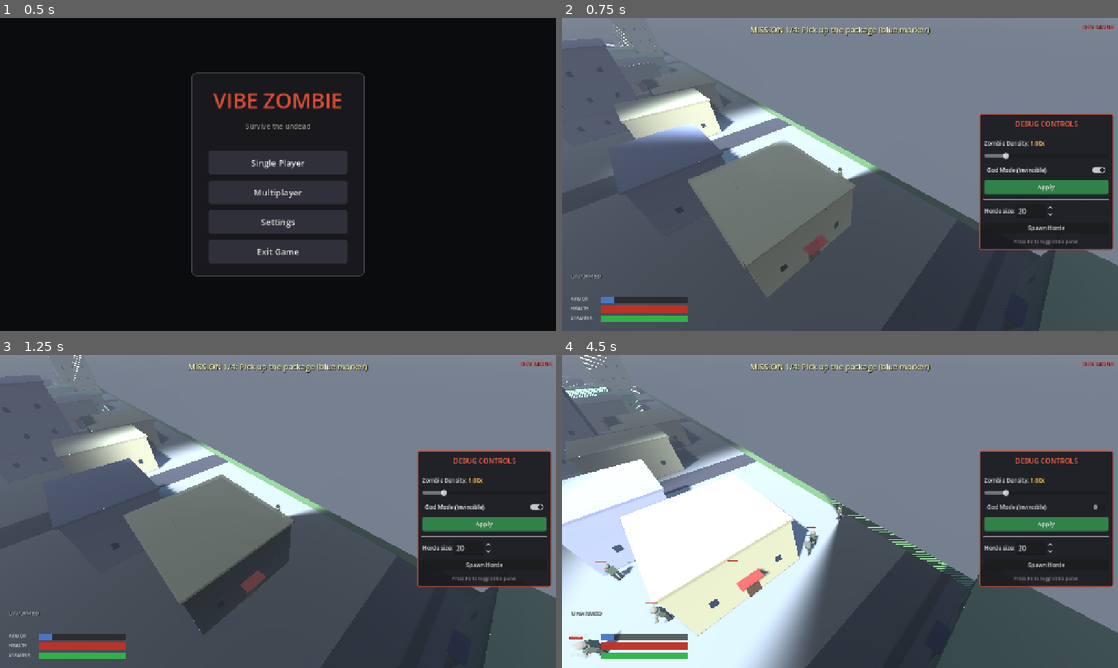
Above: before the commit, frames 1-4 (two rows, left to right).
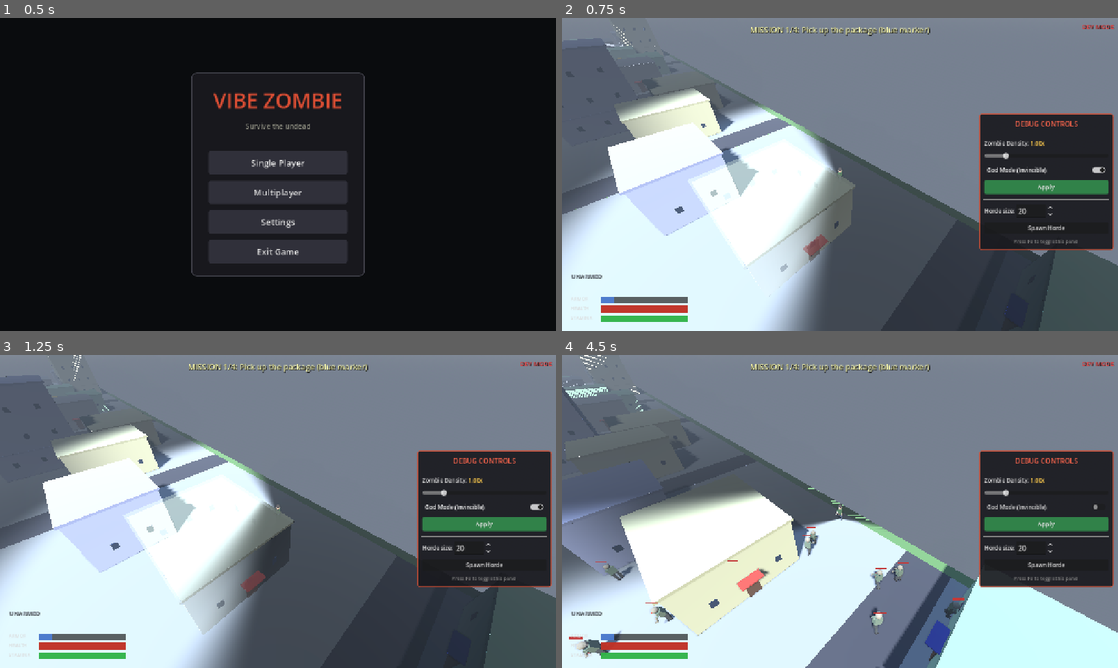
Above: after the commit, the same moments.

Repository: shaoqian2001/vibe-zombie
Game: Godot game, scene res://scenes/TitleMenu.tscn
The game is run twice, just before and just after one commit, with the same random seed, the same clock (stepped at 60 frames per second) and the same inputs.
Inputs (mouse positions are in pixels of both pictures, inside the frame that each line leads up to):
- Up to frame 1 (0.5 s): no input
- Up to frame 2 (0.75 s): click "Single Player" at 0.5 s
- Up to frame 3 (1.25 s): no input
- Up to frame 4 (4.5 s): click "God Mode (Invincible)" at 1.25 s; click "Apply" at 2 s; click "Spawn Horde" at 2.75 s; tap F (interact) at 3.5 s; move the mouse to (962, 495) at 3.52 s; hold D (move_right) 3.53-4.28 s; hold F (interact) 3.53-4.28 s; click (962, 495) at 3.67 s; move the mouse to (728, 527) at 4.27 s; hold S (move_backward) from 4.28 s (still down); click (728, 527) at 4.35 s

Frame 1 is identical in both runs. In frame 2, 27% of the frame differs, in the area x 0-58%, y 33-100%; in frame 3, 27%; in frame 4, 30%, in the area x 0-100%, y 24-100%.

Commit message:
fix: relaxed-arm elbow direction + body follows movement, not aim
1. Unarmed and free-arm poses had positive elbow_bend, which folds the
   forearm *backward* relative to the shoulder. With the shoulder pitched
   slightly forward at rest, that pushed the hand behind the hip; during
   the back-swing of the walk cycle it pushed it even further behind the
   body — exactly the "elbows bent the opposite way" the user reported.
   Flipped unarmed, pistol off-hand, and bat off-hand to negative bend
   so the forearm folds toward the front (natural bicep-curl direction).
   The convention is now documented in the WEAPON_POSES header so future
   poses don't repeat the mistake.

2. The body used to spin to face the mouse. Now it tracks the movement
   direction (or holds still when not moving), and only rotates to chase
   the aim once the aim drifts past ±90° from where the body wants to be.
   Within that ±90° window only the upper body (spine + head) twists,
   matching the spec: walking forward while flicking the mouse left/right
   reads as a person twisting their torso to aim, not as a top spinning.

   Spine twist range widened to ±90° to cover the full window, and the
   hip aim-counter-rotation was removed since the hips already track
   movement directly.

Diff:
--- a/scripts/player.gd
+++ b/scripts/player.gd
@@ -159,13 +159,23 @@
 ##     ignored and the animation runs after the left arm has moved the
 ##     weapon (so the off-hand always follows the trigger hand).
 ##
+## Sign convention for `elbow_bend`:
+##   • NEGATIVE = forearm folds toward the shoulder's *front* (natural bicep
+##     curl). Use this for relaxed arms-at-side and any front-facing grip.
+##   • POSITIVE = forearm folds toward the shoulder's *back* (the kind of
+##     fold a baseball bat needs when cocked over the shoulder).
+##
 ## kick_pitch / kick_elbow describe the delta applied to the trigger arm
-## during the fire animation. The bat uses a large negative pitch + elbow
-## extension to chop forward from a cocked pose.
+## during the fire animation. They must add in the same direction as the
+## rest bend (i.e. share its sign) so recoil tightens the fold instead of
+## unfolding the arm.
 const WEAPON_POSES := {
 	"unarmed": {
-		"left":  { "shoulder_pitch": -8.0, "shoulder_yaw": 0.0, "elbow_bend": 12.0, "mode": "free" },
-		"right": { "shoulder_pitch": -8.0, "shoulder_yaw": 0.0, "elbow_bend": 12.0, "mode": "free" },
+		# Arms hang at the side with a small forward bend at the elbow so
+		# the hands sit naturally just in front of the hips (the classic
+		# relaxed standing pose). Negative bend = forearm folds forward.
+		"left":  { "shoulder_pitch": -8.0, "shoulder_yaw": 0.0, "elbow_bend": -10.0, "mode": "free" },
+		"right": { "shoulder_pitch": -8.0, "shoulder_yaw": 0.0, "elbow_bend": -10.0, "mode": "free" },
 		"kick_pitch": 0.0, "kick_elbow": 0.0, "kick_duration": 0.0,
 	},
 	"pistol": {
@@ -176,8 +186,8 @@
 		# proportions; one-hand pistol is the standard cinematic look.)
 		# Negative elbow_bend tucks the elbow DOWN (forearm comes up off
 		# the extended upper arm); positive bend chicken-wings the elbow.
-		"left":  { "shoulder_pitch": -75.0, "shoulder_yaw":  3.0, "elbow_bend": -10.0,  "mode": "braced" },
-		"right": { "shoulder_pitch": -8.0,  "shoulder_yaw":  0.0, "elbow_bend": 18.0,   "mode": "free" },
+		"left":  { "shoulder_pitch": -75.0, "shoulder_yaw":  3.0, "elbow_bend": -10.0, "mode": "braced" },
+		"right": { "shoulder_pitch": -8.0,  "shoulder_yaw":  0.0, "elbow_bend": -14.0, "mode": "free" },
 		"kick_pitch": 14.0, "kick_elbow": -6.0, "kick_duration": 0.18,
 	},
 	"smg": {
@@ -207,9 +217,10 @@
 	"bat": {
 		# Cocked back over the left shoulder ready to swing. Off-hand hangs
 		# at the side and pendulums. Negative kick_pitch + elbow extension
-		# is the swing.
+		# is the swing. Bat is the ONE pose that wants POSITIVE elbow_bend
+		# — its forearm folds *behind* the shoulder in the cocked stance.
 		"left":  { "shoulder_pitch":  35.0, "shoulder_yaw":  22.0, "elbow_bend": 78.0, "mode": "free" },
-		"right": { "shoulder_pitch":  -8.0, "shoulder_yaw":   0.0, "elbow_bend": 14.0, "mode": "free" },
+		"right": { "shoulder_pitch":  -8.0, "shoulder_yaw":   0.0, "elbow_bend": -14.0, "mode": "free" },
 		"kick_pitch": -110.0, "kick_elbow": -65.0, "kick_duration": 0.42,
 		"grip_align": "along_arm",
 	},
@@ -1680,15 +1691,39 @@
 	velocity.x = move_toward(velocity.x, target_xz.x, ACCELERATION * delta)
 	velocity.z = move_toward(velocity.z, target_xz.z, ACCELERATION * delta)
 
+## Lower-body yaw tracks the direction the player is moving (or holds steady
+## when not moving). The upper body (spine + head) twists toward the mouse
+## independently in _update_animation. Body only chases the aim once the
+## offset between aim and the desired body yaw exceeds ±90° — then we clamp
+## body yaw to that boundary so the spine can cover the remaining angle.
+##
+## Net effect: walking forward while flicking the mouse left/right looks
+## like a person twisting their torso to aim, not a top spinning in place.
 func _rotate_to_face_mouse(delta: float) -> void:
 	if look_target == Vector3.INF:
 		return
-	var dir := look_target - global_position
-	dir.y = 0.0
-	if dir.length_squared() < 0.01:
-		return
-	var target_angle := atan2(dir.x, dir.z)
-	rotation.y = lerp_angle(rotation.y, target_angle, ROTATION_SPEED * delta)
+	var aim_dir := look_target - global_position
+	aim_dir.y = 0.0
+	if aim_dir.length_squared() < 0.01:
+		return
+	var aim_yaw := atan2(aim_dir.x, aim_dir.z)
+
+	var move_dir := _get_world_movement_direction()
+	var desired_body_yaw: float
+	if move_dir.length() > 0.1:
+		desired_body_yaw = atan2(move_dir.x, move_dir.z)
+	else:
+		desired_body_yaw = rotation.y
+
+	var aim_offset := wrapf(aim_yaw - desired_body_yaw, -PI, PI)
+	var target_body_yaw: float
+	if absf(aim_offset) > PI * 0.5:
+		# Aim is past ±90° from the desired body yaw — snap body to the
+		# nearest boundary so the spine twist can still reach the aim.
+		target_body_yaw = aim_yaw - signf(aim_offset) * PI * 0.5
+	else:
+		target_body_yaw = desired_body_yaw
+	rotation.y = lerp_angle(rotation.y, target_body_yaw, ROTATION_SPEED * delta)
 
 func _update_animation(delta: float) -> void:
 	# Horizontal speed drives the walk cycle; scale the cycle faster and bigger
@@ -1763,14 +1798,17 @@
 			aim_yaw = wrapf(target_yaw - rotation.y, -PI, PI)
 	# Low-pass the aim yaw so the spine twist eases rather than snapping.
 	_aim_yaw_smooth = lerpf(_aim_yaw_smooth, aim_yaw, clampf(delta * 10.0, 0.0, 1.0))
-	# Hips counter-rotate against the spine twist a little (hips lead the
-	# direction of motion while the upper body twists toward the aim).
-	var spine_aim_yaw: float = clampf(_aim_yaw_smooth, deg_to_rad(-45.0), deg_to_rad(45.0)) * 0.55
-	var hips_aim_yaw: float = spine_aim_yaw * -0.25
-
+	# The body yaw (rotation.y) is already kept within ±90° of the aim by
+	# _rotate_to_face_mouse, so the spine just needs to cover whatever's
+	# left. Take ~55% of the offset; the head takes the rest (capped to
+	# ±65°) so we never crank past human range.
+	var spine_aim_yaw: float = clampf(_aim_yaw_smooth, deg_to_rad(-90.0), deg_to_rad(90.0)) * 0.55
+
+	# Hips strictly follow the body yaw — the lower body should face the
+	# direction of movement without any aim-driven counter-rotation.
 	if _hips:
 		_hips.transform = Transform3D(
-			Basis(Vector3.UP, hips_aim_yaw + swing_sin * hip_yaw_amp),
+			Basis(Vector3.UP, swing_sin * hip_yaw_amp),
 			Vector3(0, HIP_Y, 0),
 		)
 	# Spine pitch — small forward lean when sprinting so the silhouette
